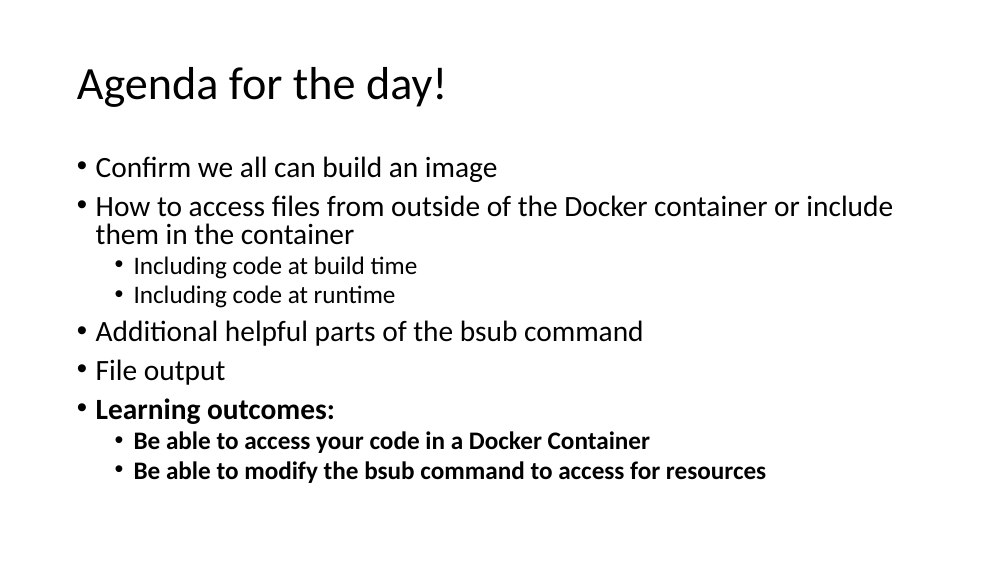
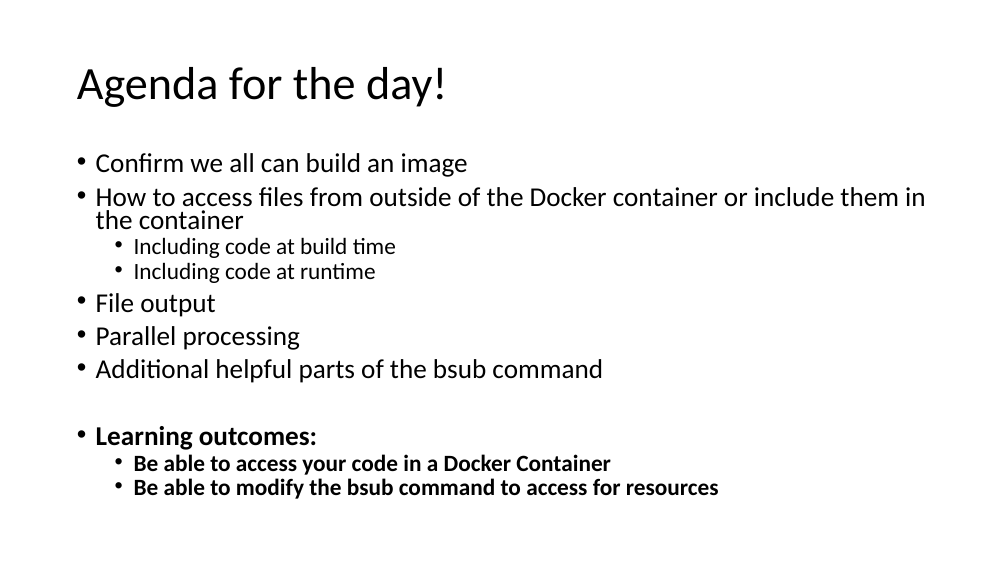
Before and after one commit to GregePorter/RIS-quickstart, a slide deck: slide 3 of slides/triads-ris-workshop-day-4.pptx. Drawn at 1008x567 pixels with LibreOffice and Linux fonts; fonts in the diff are those of the drawing. Boxes give left, top, right and bottom in pixels: in the first picture for what was removed or moved away, otherwise in the second. Text is boxed around its words. In the diff, an @@ line names an element or a change of style, - is before the commit and + after.

```diff
--- a/slides/triads-ris-workshop-day-4.pptx
+++ b/slides/triads-ris-workshop-day-4.pptx
@@ text at [96, 153, 926, 499]: size 28 to 25.9 pt in "Confirm we all can build an image", "How to access files from outside of ...", "Additional helpful parts of the bsub command", "Learning outcomes:"; size 24 to 22.2 pt in "Including code at build time", "Including code at runtime", "Be able to access your code in ...", "Be able to modify the bsub command ..."; line spacing 0.8 to 0.7 @@
@@ text at [96, 293, 300, 350]: paragraphs added @@
+• File output
+• Parallel processing
@@ text at [96, 359, 225, 385]: paragraph removed @@
-• File output
```
Also in this commit, not shown: 4 other slides changed, 1 slide added.
